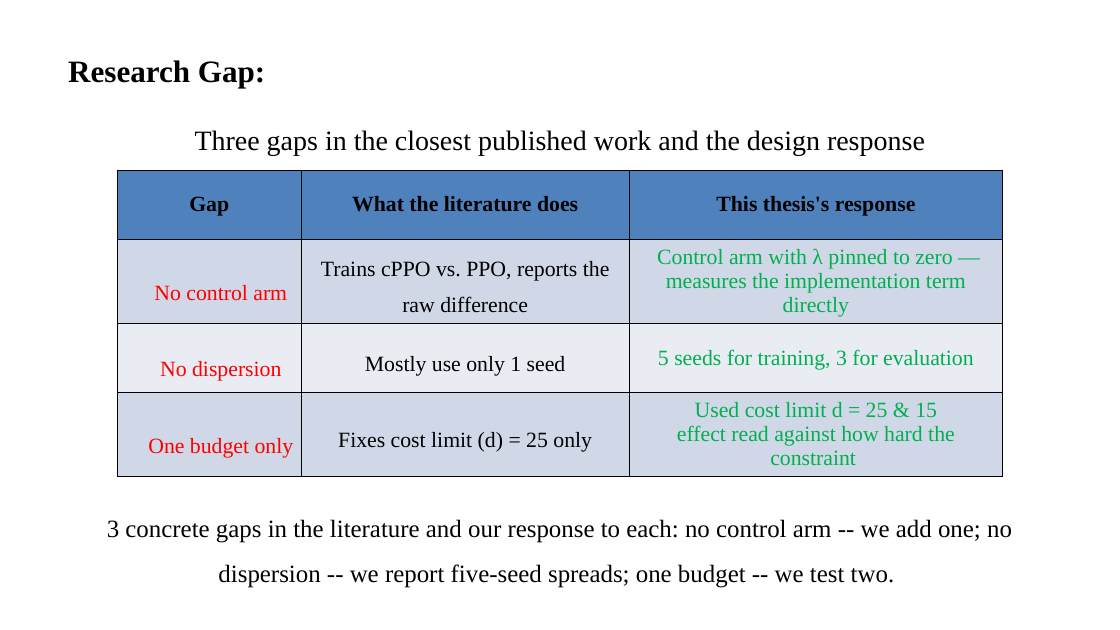
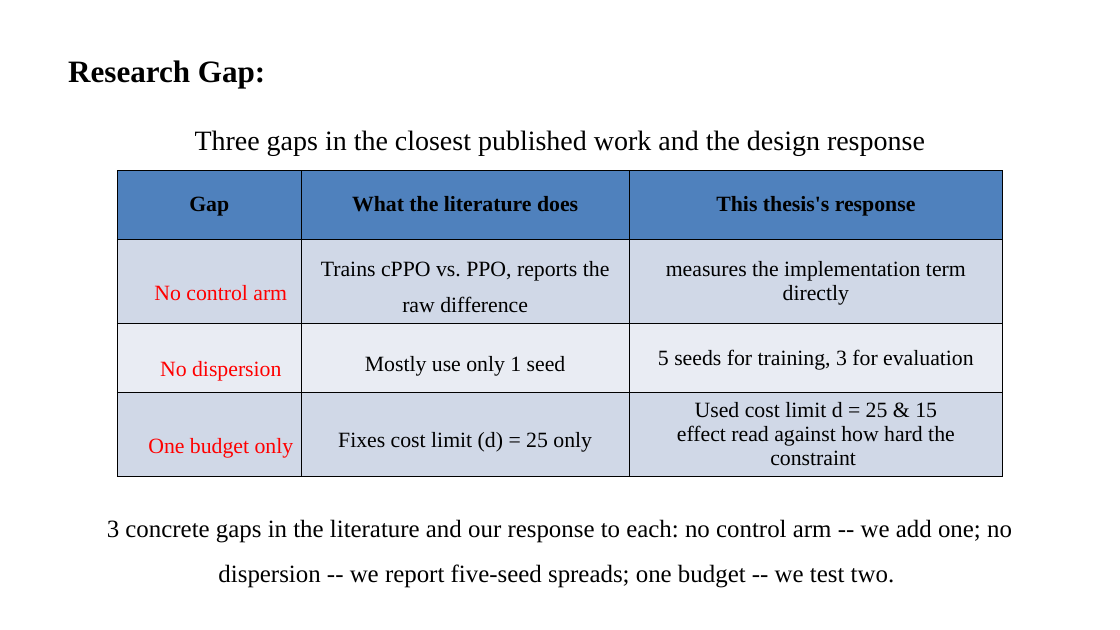
Before and after one commit to abdurRabbi23/ur5-safe-rl-thesis, a slide deck: slide 5 of Thesis_Documentation/Presentaion_slides/main_slide.pptx. Drawn at 1120x630 pixels with LibreOffice and Linux fonts; fonts in the diff are those of the drawing. Boxes give left, top, right and bottom in pixels: in the first picture for what was removed or moved away, otherwise in the second. Text is boxed around its words. In the diff, an @@ line names an element or a change of style, - is before the commit and + after.

```diff
--- a/Thesis_Documentation/Presentaion_slides/main_slide.pptx
+++ b/Thesis_Documentation/Presentaion_slides/main_slide.pptx
@@ table at (x1=117, y1=170, x2=1003, y2=473) @@
-row 2, column 3: Control arm with λ pinned to zero — measures the implementation term directly
+row 2, column 3: measures the implementation term directly
@@ text colour #00B050 to #000000 in "5 seeds for training, 3 for evaluation", "Used cost limit d = 25 & ...", "effect read against how hard the constraint" @@
```
Also in this commit, not shown: 8 other slides changed, 1 other file.
